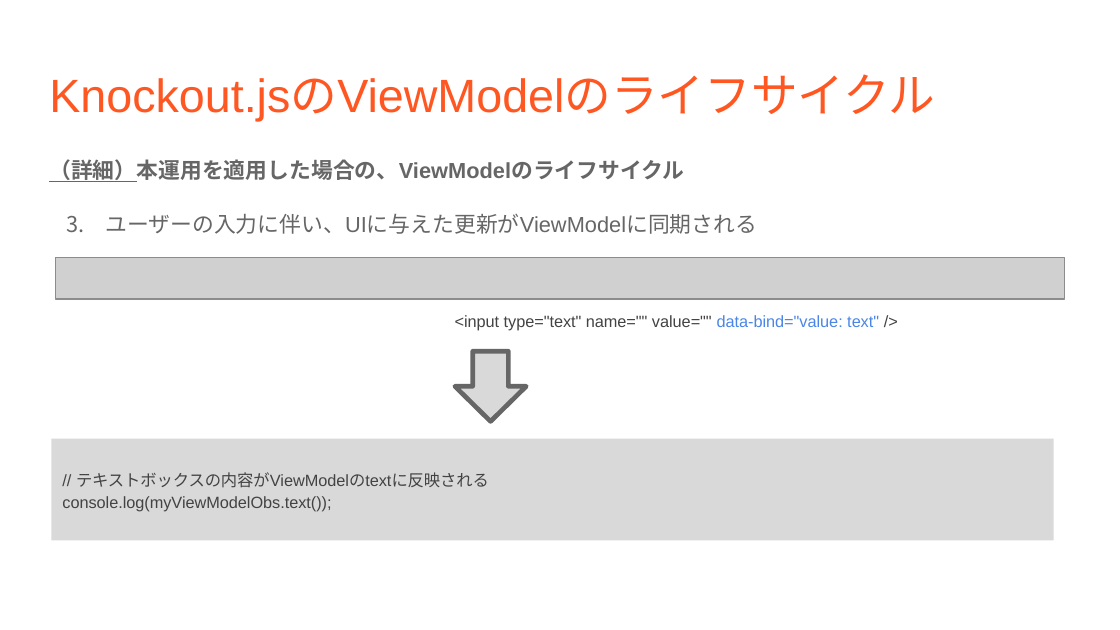
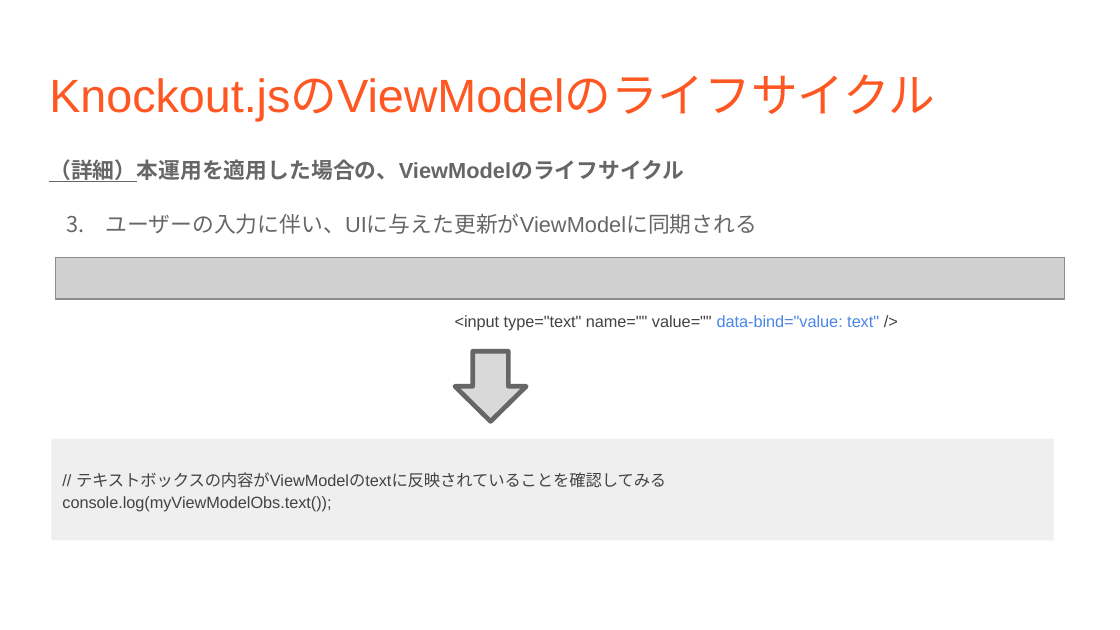
Before and after one commit to ezison/knockout, a slide deck: slide 11 of Knockout.jsのマイ運用方針.pptx. Drawn at 1120x630 pixels with LibreOffice and Linux fonts; fonts in the diff are those of the drawing; grey boxes stand for pictures. Boxes give left, top, right and bottom in pixels: in the first picture for what was removed or moved away, otherwise in the second. Text is boxed around its words. In the diff, an @@ line names an element or a change of style, - is before the commit and + after.

```diff
--- a/Knockout.jsのマイ運用方針.pptx
+++ b/Knockout.jsのマイ運用方針.pptx
@@ rectangle "// テキストボックスの内容がViewModelのtextに反映されていることを確認してみる" at (52,439,1054,541): fill #D9D9D9 to #EFEFEF @@
@@ text in rectangle at (76,472,666,488): text changed @@
-// テキストボックスの内容がViewModelのtextに反映される
+// テキストボックスの内容がViewModelのtextに反映されていることを確認してみる
```
Also in this commit, not shown: 8 other slides changed, 1 other file.
